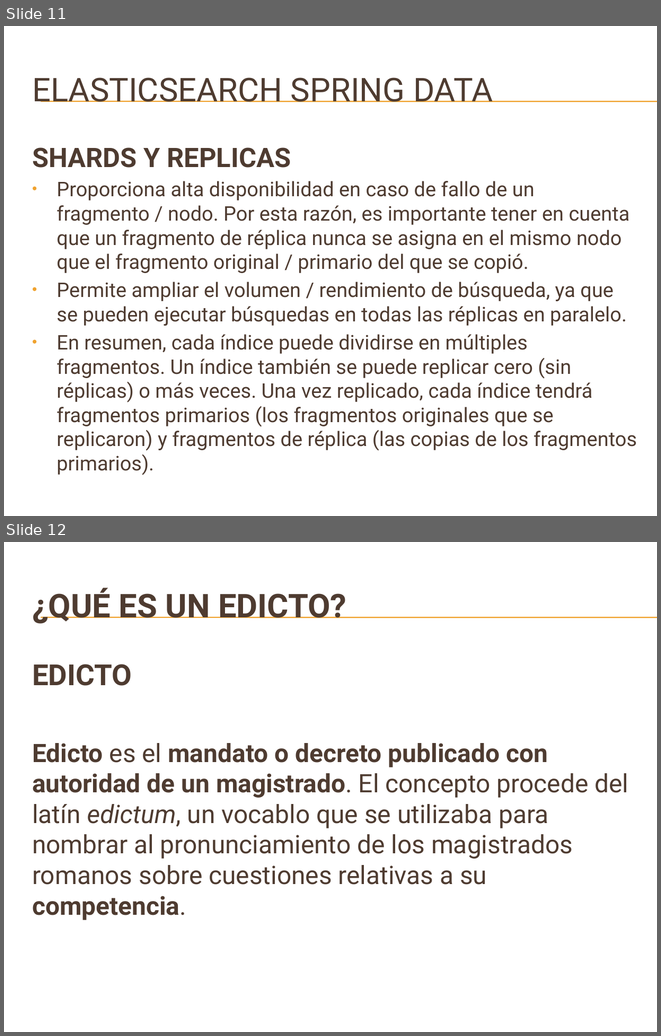
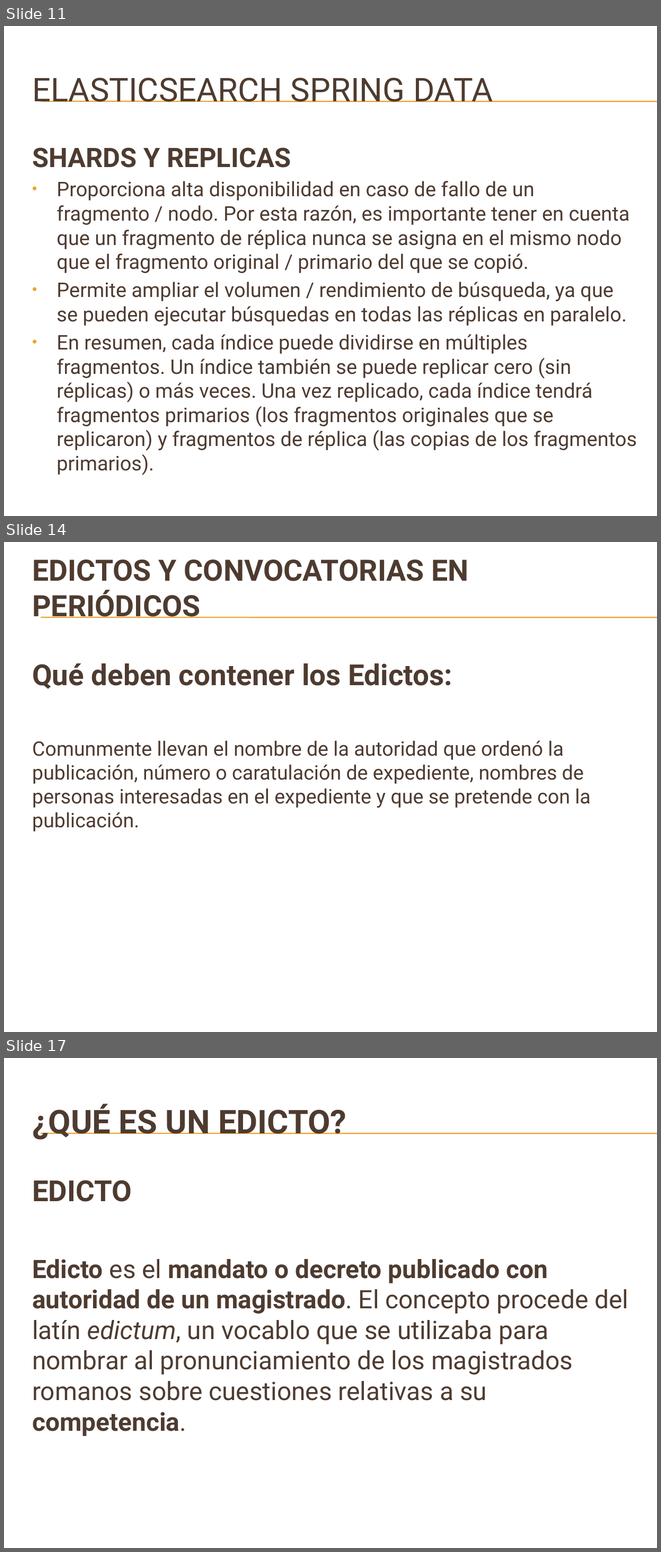
Before and after one commit to danielrpg/searchEngineAPI, a slide deck: document/LOGICA_DE_NEGOCIOS.pptx. Shown one above the other, each under a label of ours: slides 11 and 12 before the commit, slides 11, 14 and 17 after it; the slides between them are not shown. The pictures are 661x1036 and 661x1552 pixels, drawn with LibreOffice and Linux fonts; fonts in the diff are those of the drawing; background and template pictures are left out. Boxes give left, top, right and bottom in pixels: in the first picture for what was removed or moved away, otherwise in the second. Text is boxed around its words. In the diff, an @@ line names an element or a change of style, - is before the commit and + after.

```diff
--- a/document/LOGICA_DE_NEGOCIOS.pptx
+++ b/document/LOGICA_DE_NEGOCIOS.pptx
@@ slide 14 added at [4, 542, 657, 1032], background picture (left out); not listed: 2 template elements that a slide beside it also shows @@
@@ title added at [32, 559, 469, 618], 32.4 pt, text #4E3B30, bold @@
+EDICTOS Y CONVOCATORIAS EN PERIÓDICOS
@@ text added at [32, 663, 591, 831], 22 pt, text #4E3B30 @@
+Qué deben contener los Edictos:
+Comunmente llevan el nombre de la autoridad que ordenó la publicación, número o caratulación de expediente, nombres de personas interesadas en el expediente y que se pretende con la publicación.
@@ what was slide 12 is now slide 17 @@
```
Also in this commit, not shown: 1 slide changed, 4 other slides added, 2 other files.
